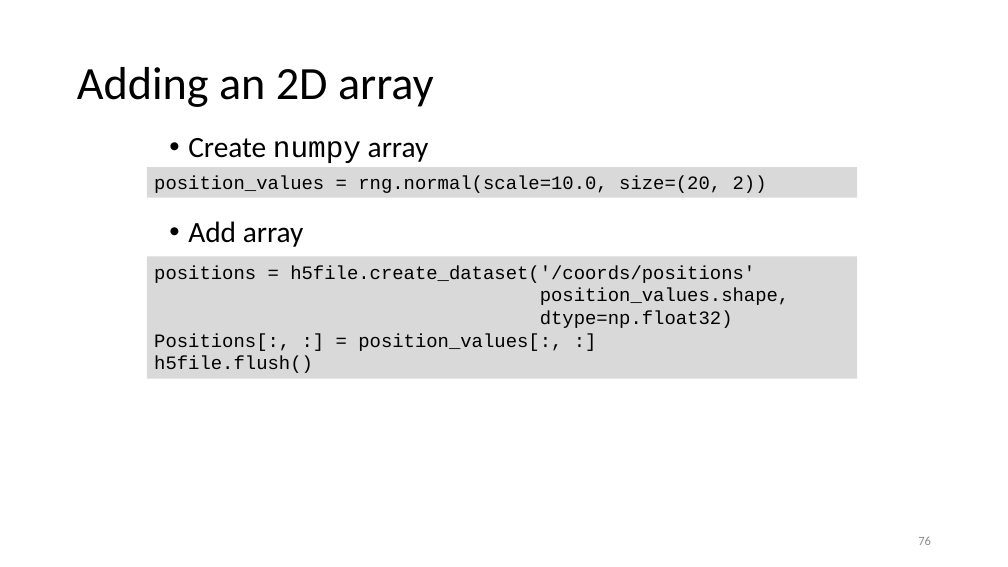
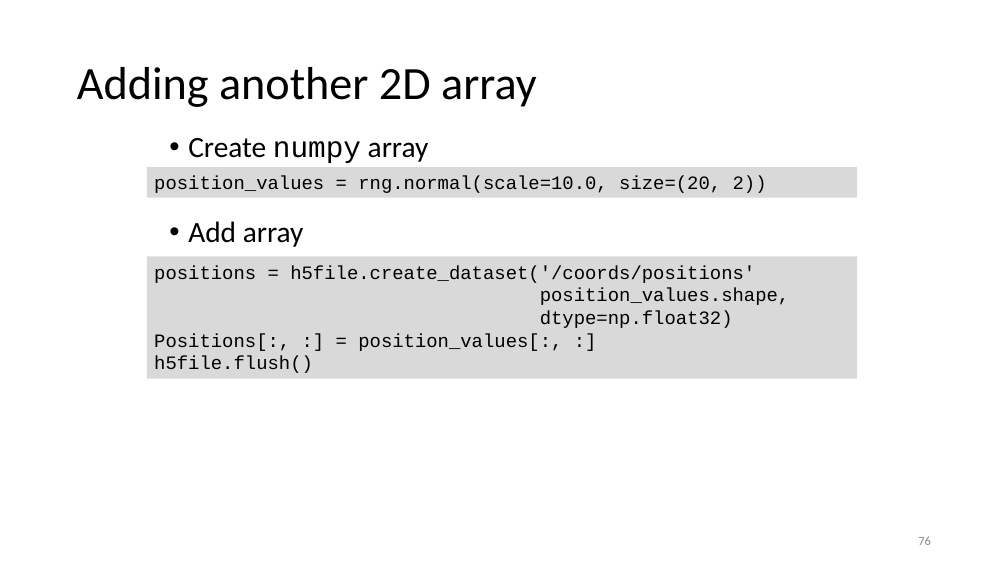
Before and after one commit to gjbex/Scientific-Python, a slide deck: slide 76 of scientific_python.pptx. Drawn at 1008x567 pixels with LibreOffice and Linux fonts; fonts in the diff are those of the drawing. Boxes give left, top, right and bottom in pixels: in the first picture for what was removed or moved away, otherwise in the second. Text is boxed around its words. In the diff, an @@ line names an element or a change of style, - is before the commit and + after.

Commit message:
Fix typos

```diff
--- a/scientific_python.pptx
+++ b/scientific_python.pptx
@@ title at <box>77,67,537,107</box>: text changed @@
-Adding an 2D array
+Adding another 2D array
```
Also in this commit, not shown: 1 other slide changed.
